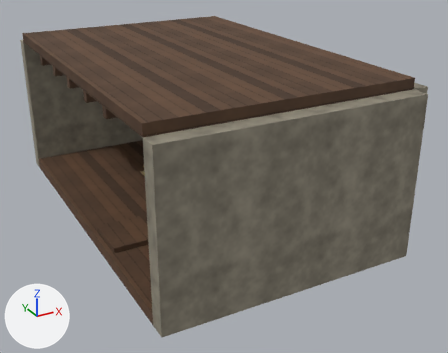
The Blender file projects/hichaukitoden-game/assets/authoring/environments/passage_house_room3.blend, before and after one commit.
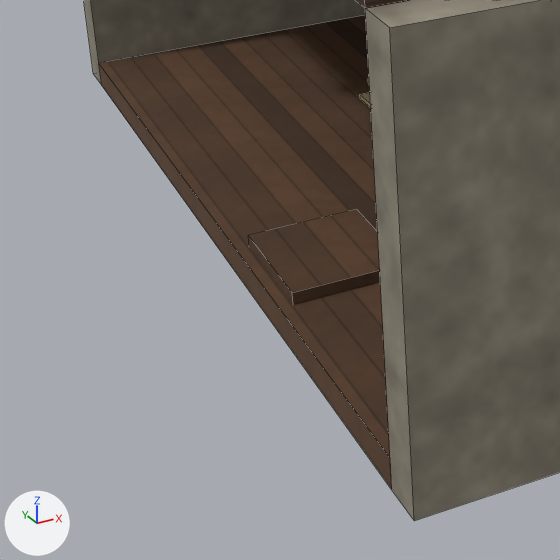
Old and new are each drawn whole from a camera (50 mm lens) standing at (-6.4, -16.58, 8.63) and looking at (2.08, -1.16, 0.92) and again close up on the part from 0% to 49% of the width and 38% to 100% of the height. Lighting does not change. The marker at lower left points along +X, +Y and +Z. The older version's two pictures come first. The close-ups show mesh edges as thin lines.

In view in the first close-up: 'door_threshold', 'floor', 'side_wall_0', 'side_wall_1' and 2 more.
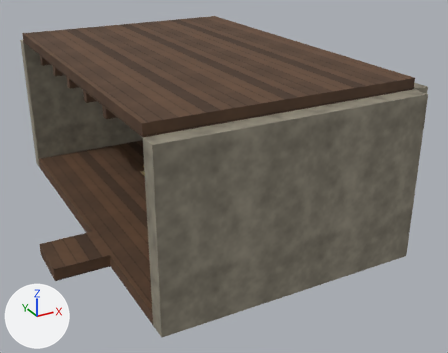
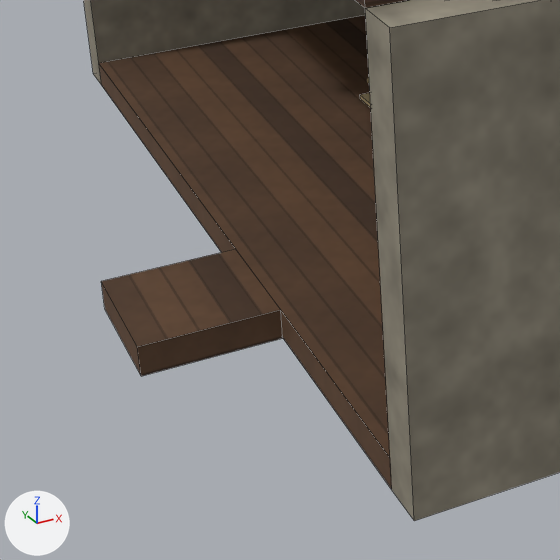
Changed parts and their boxes [x1, y1, x2, y2] in the close-ups (560 x 560 px):
'door_threshold', reshaped, moved: before [248, 210, 380, 305]; after [101, 249, 283, 376]

The change in detail:
me_door_threshold_mesh is used by ob_door_threshold; parent ob_passage_house_room3; location (-1.333, -1.7, -0.1).
me_door_threshold_mesh had 8 vertices, 6 faces and spanned x -0.65..0.65, y -0.725..0.725, z -0.25..0.25.
me_door_threshold_mesh now has 8 vertices, 6 faces and spans x -0.752..0.752, y -0.75..0.75, z -0.175..0.175.
Part 1, on me_door_threshold_mesh:
Vertex 0 of me_door_threshold_mesh moves from (-0.65, -0.725, -0.25) to (-0.752, -0.75, -0.175) at pixel (141, 376).
Vertex 1 of me_door_threshold_mesh moves from (0.65, -0.725, -0.25) to (0.752, -0.75, -0.175) at pixel (282, 338).
Vertex 2 of me_door_threshold_mesh moves from (0.65, 0.725, -0.25) to (0.752, 0.75, -0.175).
Vertex 3 of me_door_threshold_mesh moves from (-0.65, 0.725, -0.25) to (-0.752, 0.75, -0.175) at pixel (104, 309).
Vertex 4 of me_door_threshold_mesh moves from (-0.65, -0.725, 0.25) at pixel (292, 292) to (-0.752, -0.75, 0.175) at pixel (137, 346).
Vertex 5 of me_door_threshold_mesh moves from (0.65, -0.725, 0.25) to (0.752, -0.75, 0.175) at pixel (280, 309).
Vertex 6 of me_door_threshold_mesh moves from (0.65, 0.725, 0.25) at pixel (356, 209) to (0.752, 0.75, 0.175) at pixel (235, 249).
Vertex 7 of me_door_threshold_mesh moves from (-0.65, 0.725, 0.25) at pixel (248, 235) to (-0.752, 0.75, 0.175) at pixel (101, 281).
Object 'door_threshold' (ob_door_threshold) moves from (-1.333, -1.7, -0.1) to (-2.885, -1.7, -0.175).
